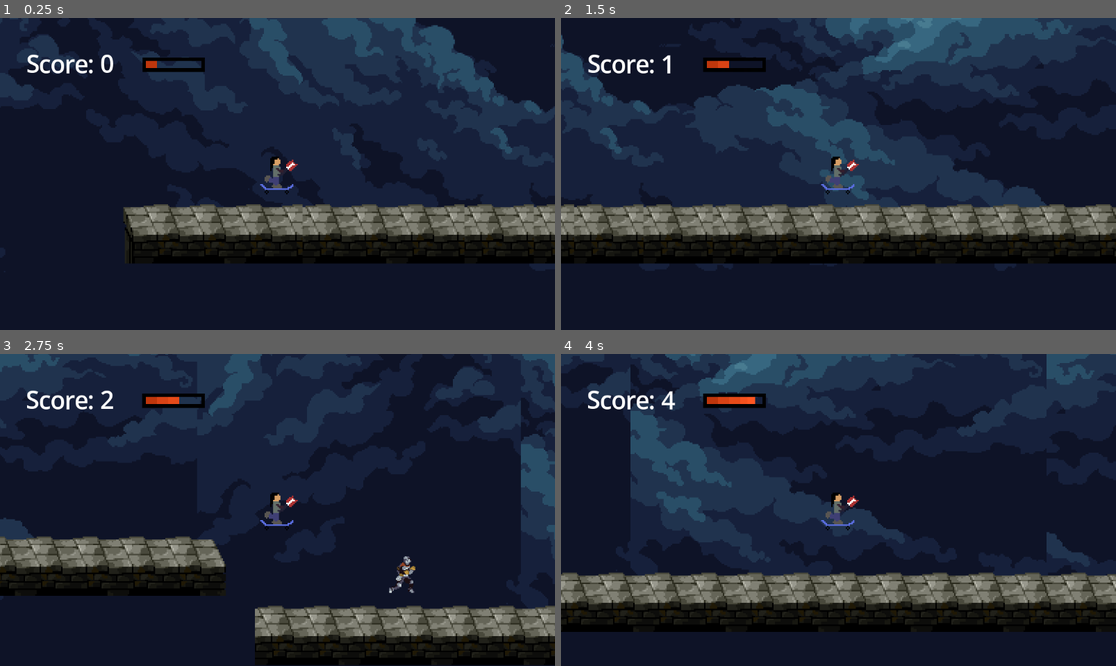
Above: before the commit, frames 1-4 (two rows, left to right).
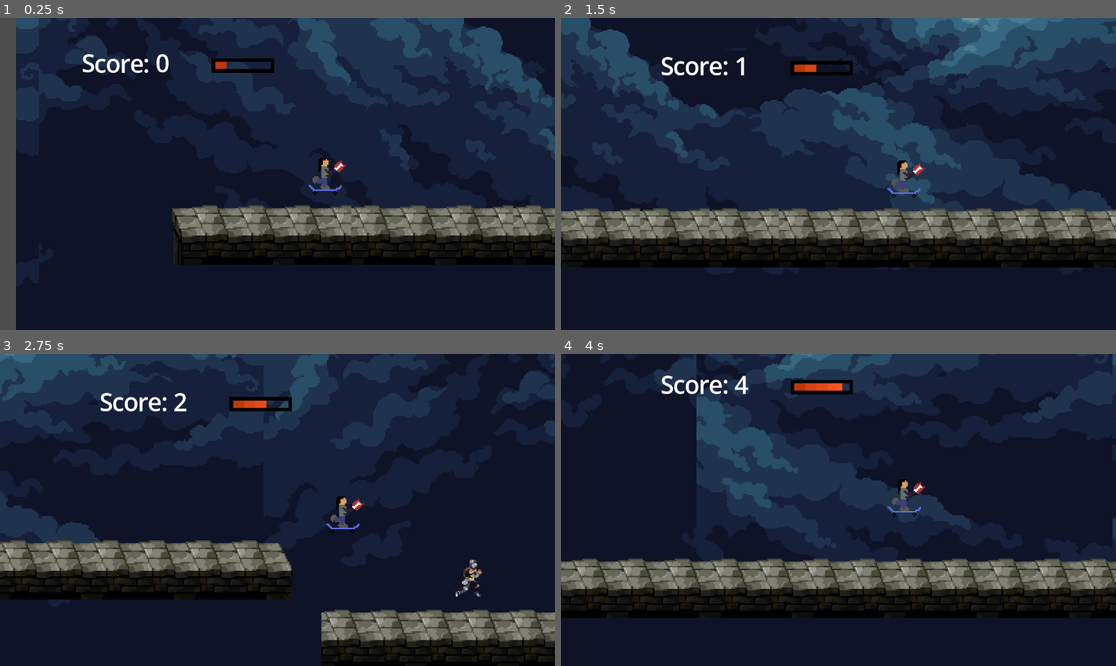
Above: after the commit, the same moments.

Repository: DarkgreenStripes/skateSlash
Game: Godot game, scene res://scenes/main.tscn
Same seed, same stepped clock (60 frames per second), same inputs: the game is played once before the commit and once after it.
Inputs:
- Up to frame 1 (0.25 s): no input
- Up to frame 2 (1.5 s): tap F (Activate_flow) at 0.6, 1.35 s; tap Space (jump) at 0.77 s
- Up to frame 3 (2.75 s): tap Space (jump) at 1.52 s; tap F (Activate_flow) at 2.1 s
- Up to frame 4 (4 s): tap F (Activate_flow) at 2.85, 3.6 s; tap Space (jump) at 3.02, 3.77 s

The runs differ from the first frame. In frame 1, 18% of the frame differs, in the area x 0-100%, y 0-100%; in frame 2, 28%; in frame 3, 22%; in frame 4, 33%, in the area x 0-100%, y 0-90%.

Commit message:
Update main.tscn

Diff:
--- a/scenes/main.tscn
+++ b/scenes/main.tscn
@@ -7,7 +7,6 @@
 [ext_resource type="PackedScene" uid="uid://swly8brnb8xc" path="res://scenes/flow_meter.tscn" id="3_tefeu"]
 [ext_resource type="Texture2D" uid="uid://c11adn37yd7ae" path="res://assets/tilemap/Final/Final/Background_0.png" id="4_jyhfs"]
 [ext_resource type="PackedScene" uid="uid://uxml5hcb8lkd" path="res://scenes/mob.tscn" id="5_o6xl0"]
-[ext_resource type="PackedScene" uid="uid://b84r2rfi41t8k" path="res://scenes/health_bar.tscn" id="8_tipki"]
 
 [sub_resource type="TileSetAtlasSource" id="TileSetAtlasSource_jyhfs"]
 texture = ExtResource("3_sugp2")
@@ -472,25 +471,17 @@
 
 [node name="Camera2D" type="Camera2D" parent="player" unique_id=2144186297]
 zoom = Vector2(3, 3)
-position_smoothing_speed = 10.0
+position_smoothing_enabled = true
 
 [node name="flow_meter" parent="player/Camera2D" unique_id=2134586988 instance=ExtResource("3_tefeu")]
-position = Vector2(-54, -77)
+position = Vector2(-39.499992, -77)
 scale = Vector2(2.548387, 2.5)
 
 [node name="score" parent="player/Camera2D" unique_id=662391061 instance=ExtResource("2_tbgi4")]
-offset_left = -174.0
-offset_top = -87.0
-offset_right = -134.0
-offset_bottom = -64.0
-
-[node name="health_bar" parent="player/Camera2D" unique_id=1135364260 instance=ExtResource("8_tipki")]
-anchor_left = -0.00086805556
-anchor_top = -0.0015432099
-offset_left = 61.0
-offset_top = -95.0
-offset_right = 161.0
-offset_bottom = -25.0
+offset_left = -169.0
+offset_top = -88.0
+offset_right = -129.0
+offset_bottom = -65.0
 
 [node name="Area2D" parent="." unique_id=234812232 instance=ExtResource("2_0wfyh")]
 collision_layer = 4
